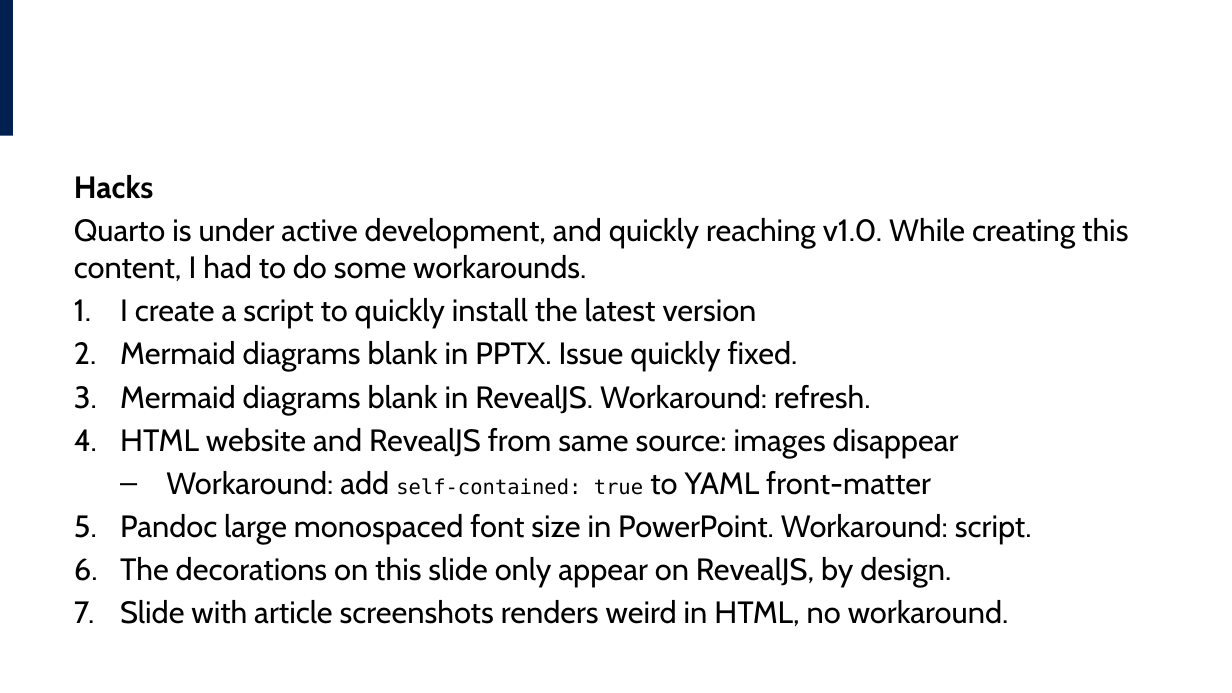
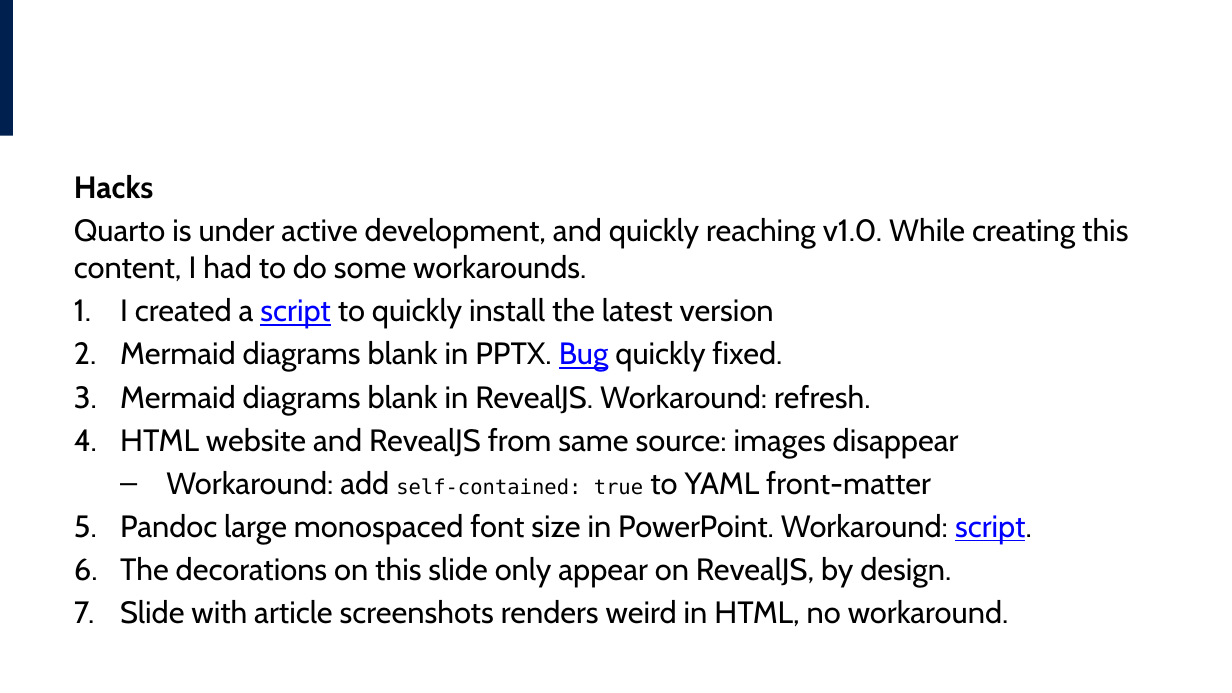
Before and after one commit to lucas-a-meyer/using-quarto, a slide deck: slide 38 of docs/presentation.pptx. Drawn at 1232x693 pixels with LibreOffice and Linux fonts; fonts in the diff are those of the drawing. Boxes give left, top, right and bottom in pixels: in the first picture for what was removed or moved away, otherwise in the second. Text is boxed around its words. In the diff, an @@ line names an element or a change of style, - is before the commit and + after.

```diff
--- a/docs/presentation.pptx
+++ b/docs/presentation.pptx
@@ text at <box>120,298,782,371</box>: text changed @@
-1. I create a script to quickly install the latest version
-2. Mermaid diagrams blank in PPTX. Issue quickly fixed.
+1. I created a script to quickly install the latest version
+2. Mermaid diagrams blank in PPTX. Bug quickly fixed.
@@ text at <box>120,514,1032,544</box>: text colour #000000 to #0000FF, underline on in "script." @@
```
Also in this commit, not shown: 6 other files.
